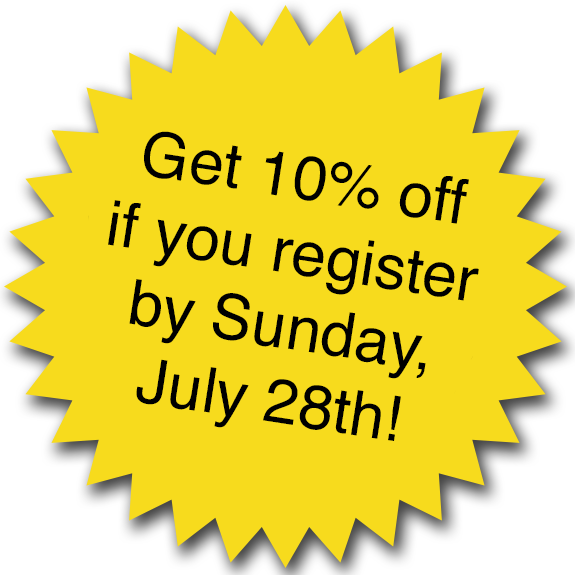
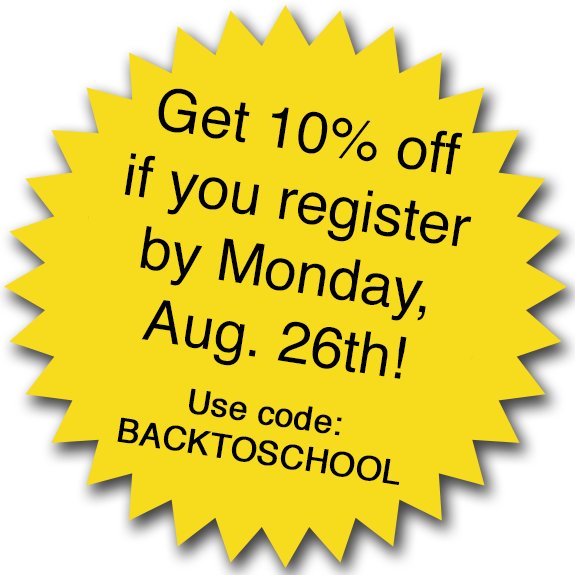
Layered file, before and after one edit (575 x 575). Changes by layer:
renamed "Get 10% off if you register by Sunday, July 28th!" to "Get 10% off if you register by Monday, Aug. 26th! Use code: BA", painted on it over [108, 88, 479, 485]
